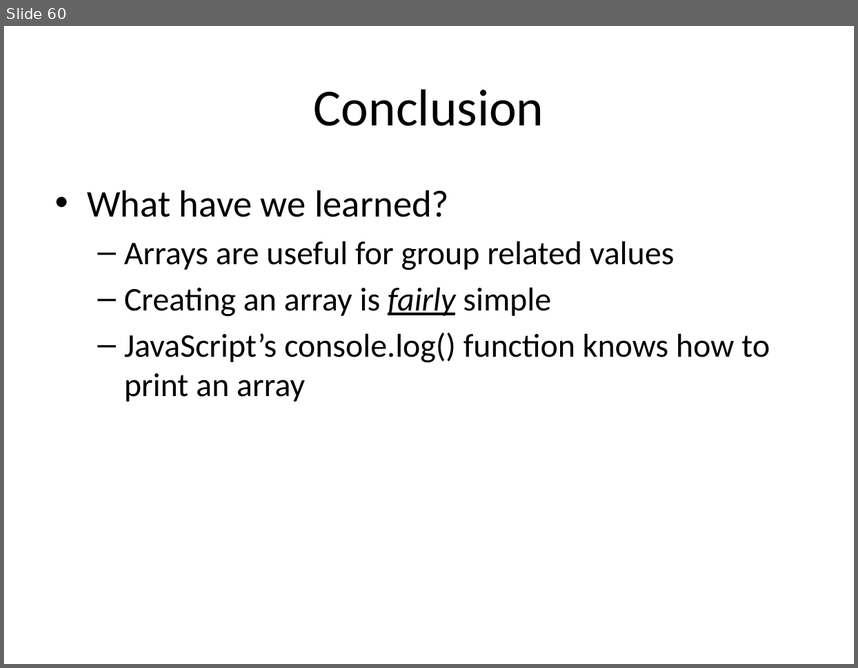
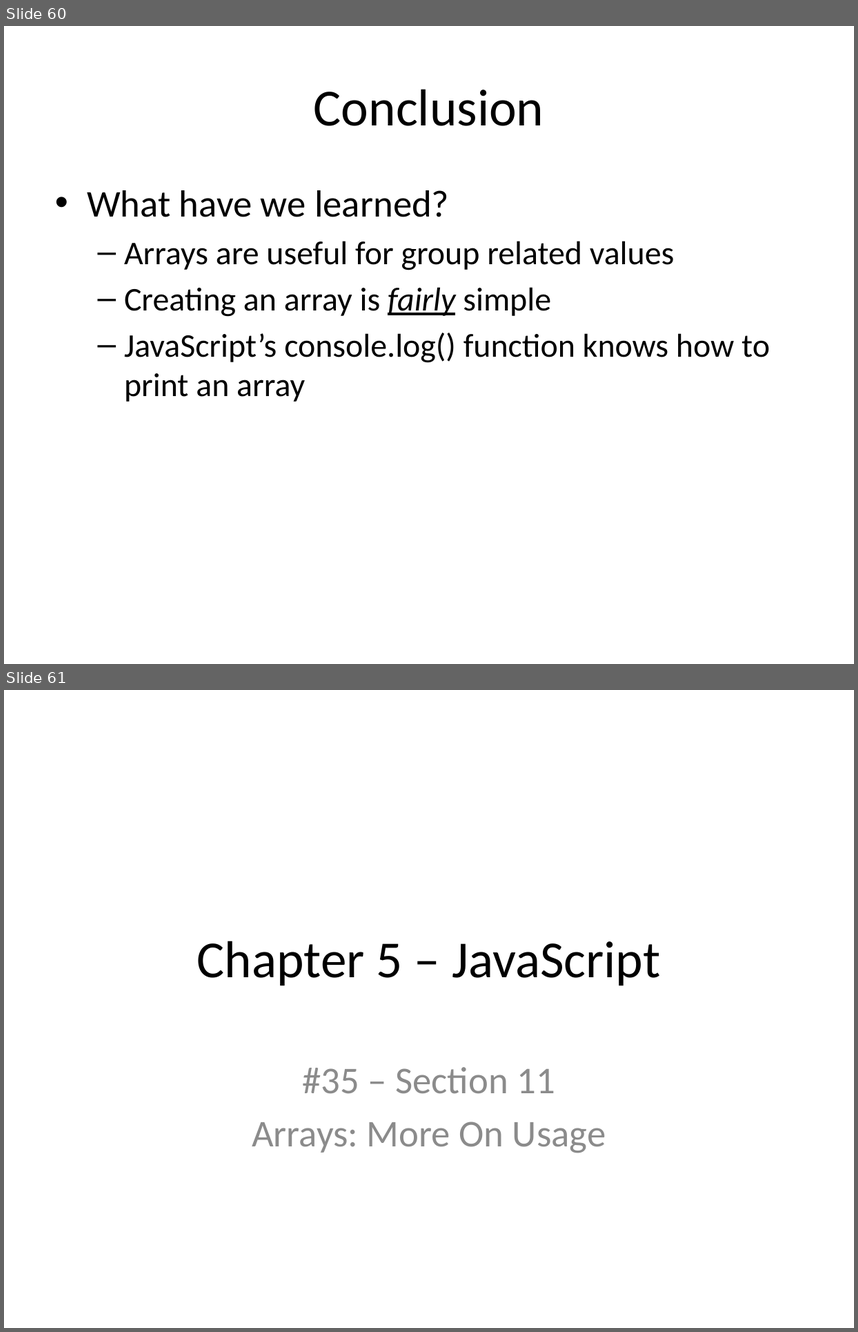
Before and after one commit to xiliax/web-programming-fundamentals, a slide deck: docs/learn-computer-programming.pptx. Shown one above the other, each under a label of ours: slide 60 before the commit, slides 60 and 61 after it. The pictures are 858x668 and 858x1332 pixels, drawn with LibreOffice and Linux fonts; fonts in the diff are those of the drawing. Boxes give left, top, right and bottom in pixels: in the first picture for what was removed or moved away, otherwise in the second. Text is boxed around its words. In the diff, an @@ line names an element or a change of style, - is before the commit and + after.

Commit message:
Documenation and slides update for c05s11 - Arrays : More On Usage

```diff
--- a/docs/learn-computer-programming.pptx
+++ b/docs/learn-computer-programming.pptx
@@ slide 61 added at (4, 690, 854, 1328), background #FFFFFF @@
@@ title added at (197, 940, 660, 985), 44 pt, text #000000 @@
+Chapter 5 – JavaScript
@@ subtitle added at (252, 1067, 606, 1153), 32 pt, text #8C8C8C @@
+#35 – Section 11
+Arrays: More On Usage
```
Also in this commit, not shown: 7 other slides added, 8 other files.
